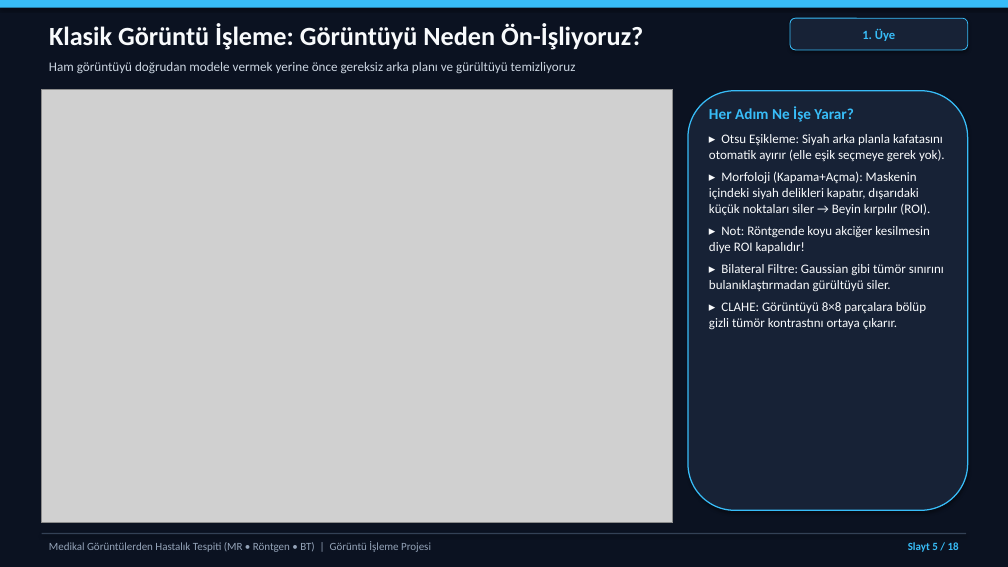
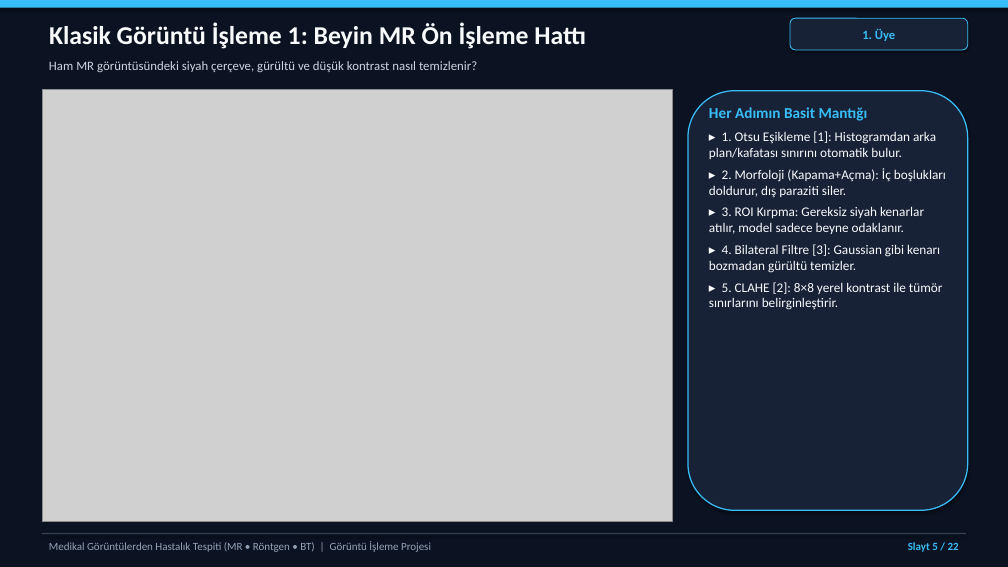
Before and after one commit to berkay01akin/medeical_disase_dedect, a slide deck: slide 5 of docs/Sunum_Medikal_Goruntu_Tespiti.pptx. Drawn at 1008x567 pixels with LibreOffice and Linux fonts; fonts in the diff are those of the drawing; grey boxes stand for pictures. Boxes give left, top, right and bottom in pixels: in the first picture for what was removed or moved away, otherwise in the second. Text is boxed around its words. In the diff, an @@ line names an element or a change of style, - is before the commit and + after.

```diff
--- a/docs/Sunum_Medikal_Goruntu_Tespiti.pptx
+++ b/docs/Sunum_Medikal_Goruntu_Tespiti.pptx
@@ text at bbox=[49, 23, 586, 49]: text changed; size 25 to 24.5 pt @@
-Klasik Görüntü İşleme: Görüntüyü Neden Ön-İşliyoruz?
+Klasik Görüntü İşleme 1: Beyin MR Ön İşleme Hattı
@@ text at bbox=[49, 61, 477, 72]: text changed; size 12.5 to 12.2 pt @@
-Ham görüntüyü doğrudan modele vermek yerine önce gereksiz arka planı ve gürültüyü temizliyoruz
+Ham MR görüntüsündeki siyah çerçeve, gürültü ve düşük kontrast nasıl temizlenir?
@@ text at bbox=[709, 107, 946, 310]: text changed; size 12.4 to 12.6 pt @@
-Her Adım Ne İşe Yarar?
-▸ Otsu Eşikleme: Siyah arka planla kafatasını otomatik ayırır (elle eşik seçmeye gerek yok).
-▸ Morfoloji (Kapama+Açma): Maskenin içindeki siyah delikleri kapatır, dışarıdaki küçük noktaları siler → Beyin kırpılır (ROI).
-▸ Not: Röntgende koyu akciğer kesilmesin diye ROI kapalıdır!
-▸ Bilateral Filtre: Gaussian gibi tümör sınırını bulanıklaştırmadan gürültüyü siler.
-▸ CLAHE: Görüntüyü 8×8 parçalara bölüp gizli tümör kontrastını ortaya çıkarır.
+Her Adımın Basit Mantığı
+▸ 1. Otsu Eşikleme [1]: Histogramdan arka plan/kafatası sınırını otomatik bulur.
+▸ 2. Morfoloji (Kapama+Açma): İç boşlukları doldurur, dış paraziti siler.
+▸ 3. ROI Kırpma: Gereksiz siyah kenarlar atılır, model sadece beyne odaklanır.
+▸ 4. Bilateral Filtre [3]: Gaussian gibi kenarı bozmadan gürültü temizler.
+▸ 5. CLAHE [2]: 8×8 yerel kontrast ile tümör sınırlarını belirginleştirir.
@@ text at bbox=[908, 542, 959, 552]: text changed @@
-Slayt 5 / 18
+Slayt 5 / 22
```
Also in this commit, not shown: 15 other slides changed, 6 slides added, 2 slides removed, 6 other files.
